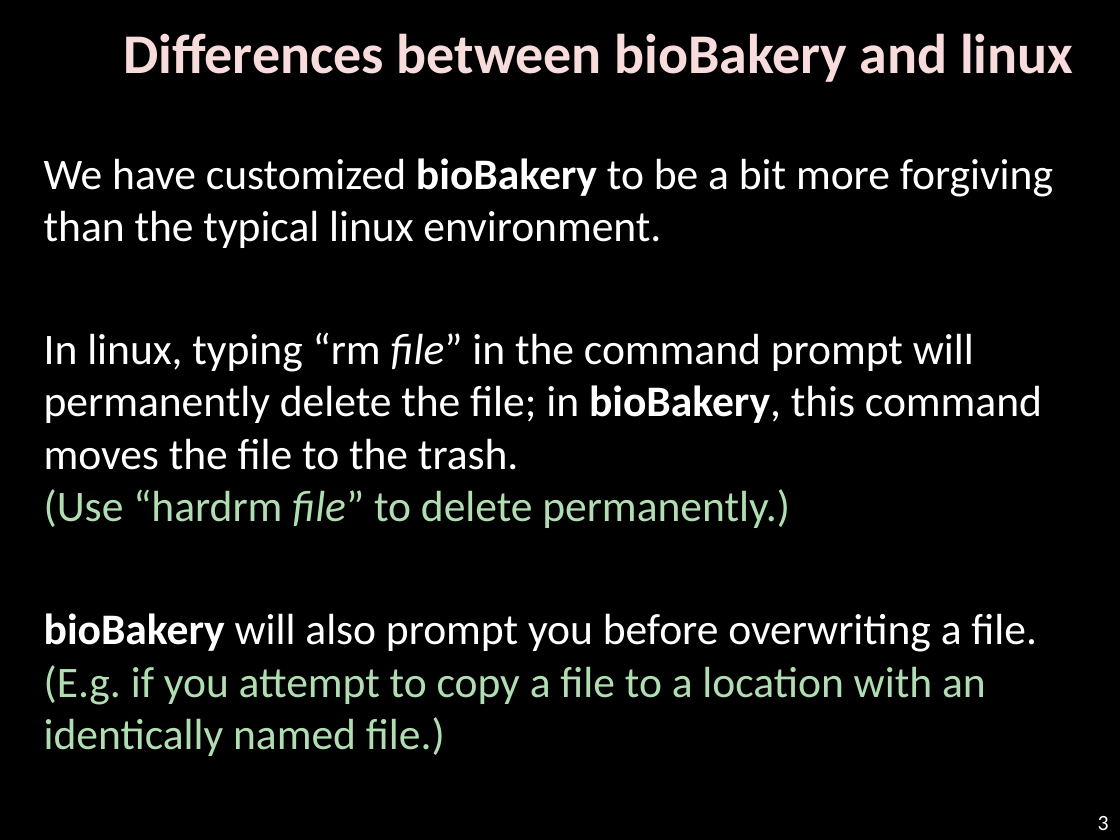
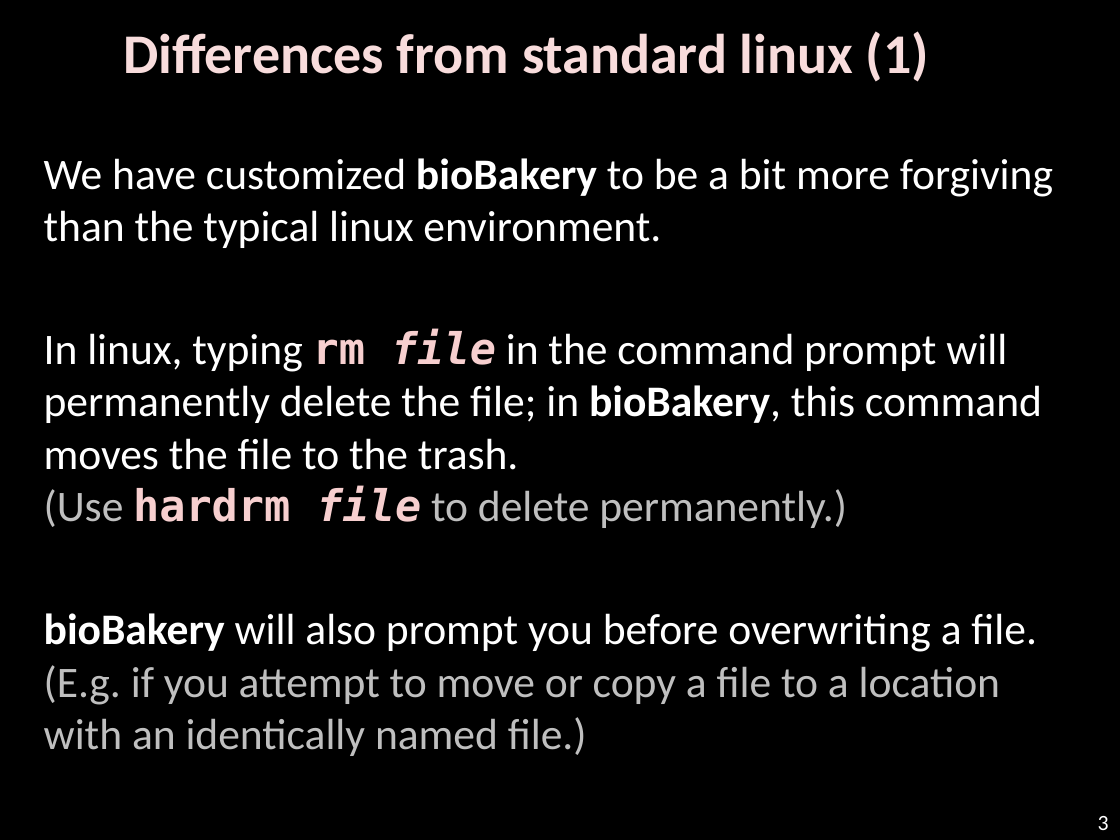
Before and after one commit to biobakery/biobakery, a slide deck: slide 3 of vagrant/biobakery-gui/WELCOME.pptx. Drawn at 1120x840 pixels with LibreOffice and Linux fonts; fonts in the diff are those of the drawing; background and template pictures are left out. Boxes give left, top, right and bottom in pixels: in the first picture for what was removed or moved away, otherwise in the second. Text is boxed around its words. In the diff, an @@ line names an element or a change of style, - is before the commit and + after.

```diff
--- a/vagrant/biobakery-gui/WELCOME.pptx
+++ b/vagrant/biobakery-gui/WELCOME.pptx
@@ text at (123, 31, 929, 82): text changed @@
-Differences between bioBakery and linux
+Differences from standard linux (1)
@@ text at (44, 329, 1042, 756): text changed @@
-In linux, typing “rm file” in the command prompt will permanently delete the file; in bioBakery, this command moves the file to the trash.
-(Use “hardrm file” to delete permanently.)
-bioBakery will also prompt you before overwriting a file. (E.g. if you attempt to copy a file to a location with an identically named file.)
+In linux, typing rm file in the command prompt will permanently delete the file; in bioBakery, this command moves the file to the trash.
+(Use hardrm file to delete permanently.)
+bioBakery will also prompt you before overwriting a file. (E.g. if you attempt to move or copy a file to a location with an identically named file.)
```
Also in this commit, not shown: 3 other slides changed, 4 slides added, 3 slides removed, 1 other file.
